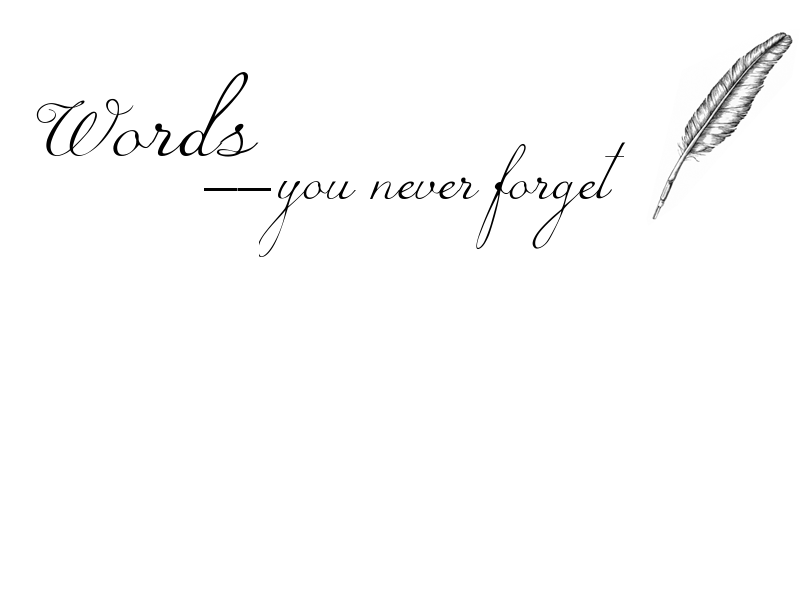
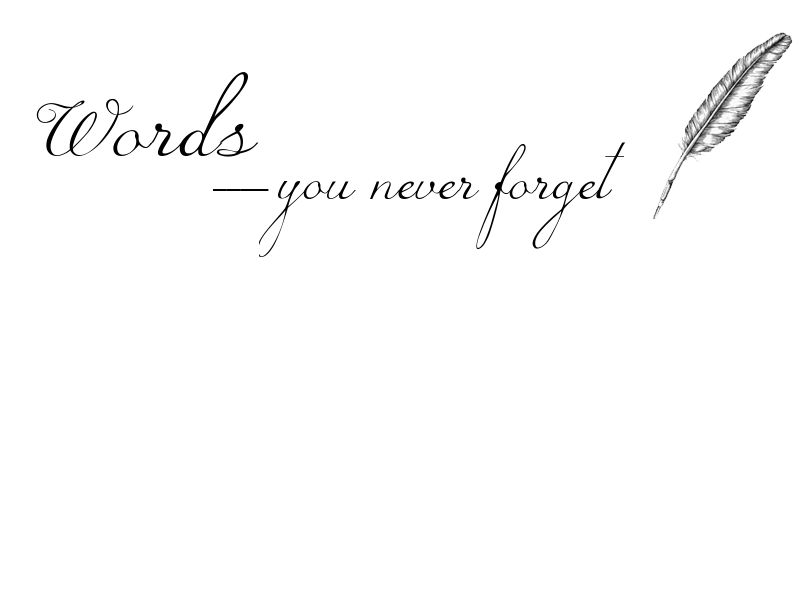
Layer changes from the first w=800, h=600 image to the second:
painted on "图层 3" over [652, 32, 793, 220]
renamed "——" to "____", painted on it over [204, 188, 271, 191]
